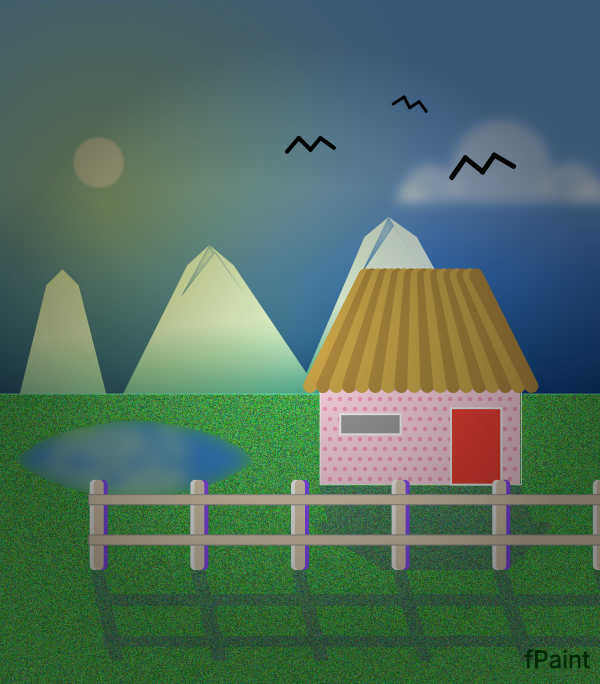
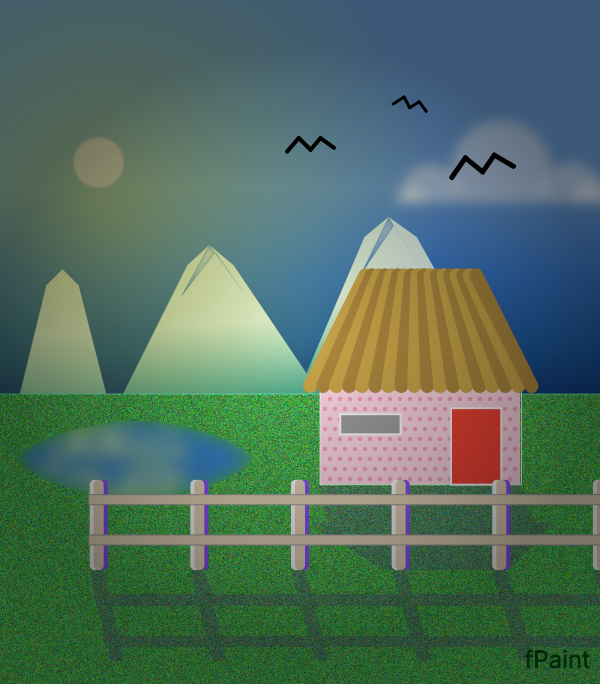
Layers edited between the first and the second w=600, h=684 image:
painted on "Land" over [0, 394, 600, 684]
